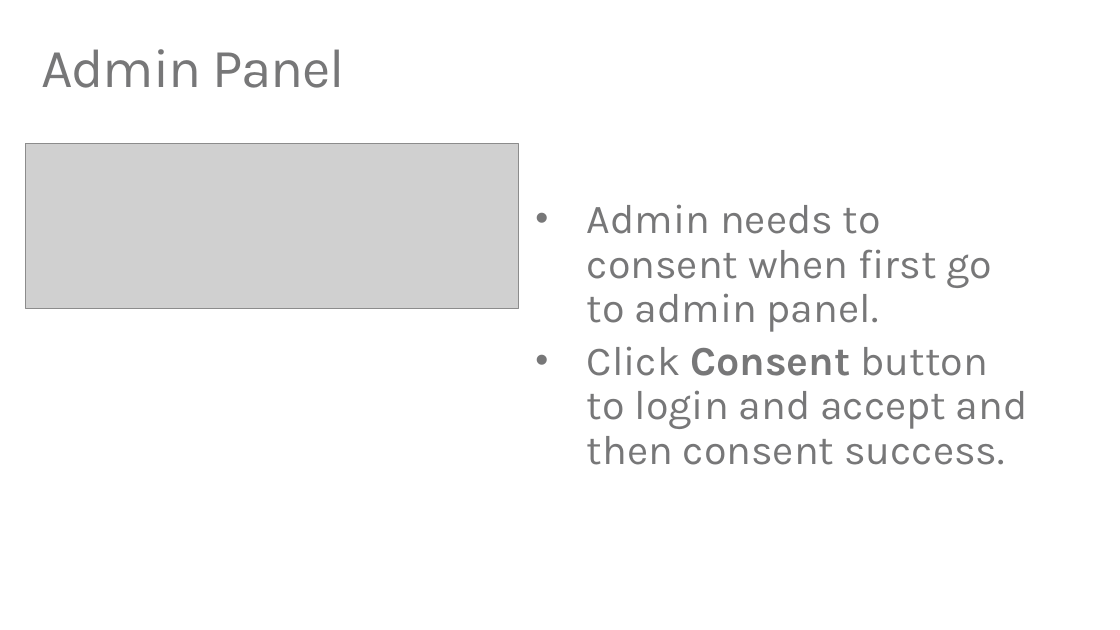
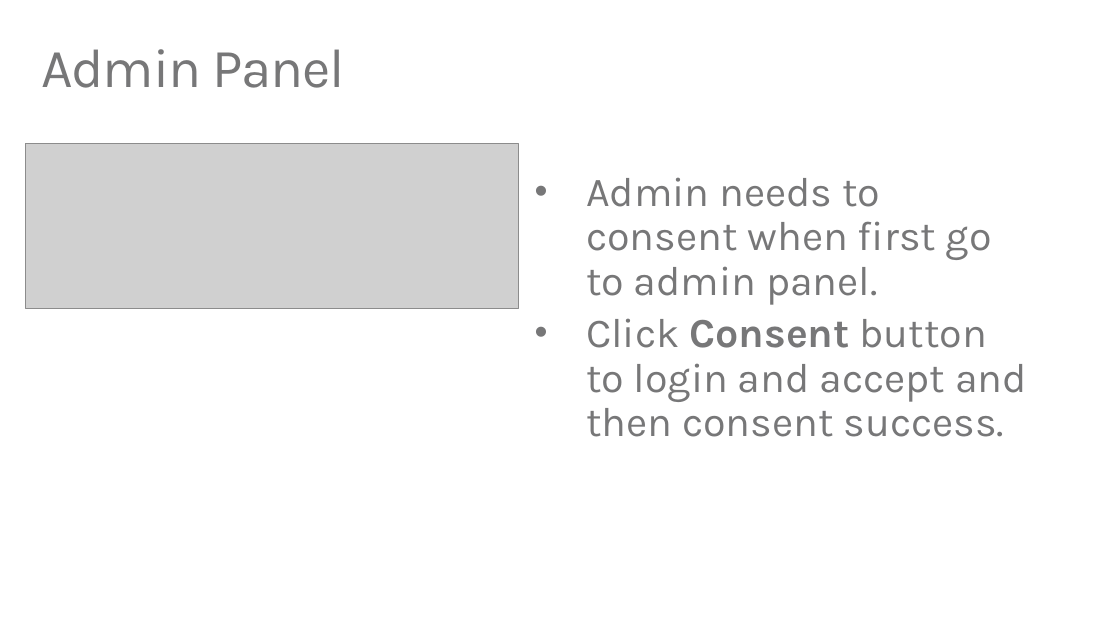
Before and after one commit to TylerLu/EDUGraphAPI-Angular, a slide deck: slide 10 of EDU GRAPH-API Demo Script.pptx. Drawn at 1120x630 pixels with LibreOffice and Linux fonts; fonts in the diff are those of the drawing; grey boxes stand for pictures. Boxes give left, top, right and bottom in pixels: in the first picture for what was removed or moved away, otherwise in the second. Text is boxed around its words. In the diff, an @@ line names an element or a change of style, - is before the commit and + after.

```diff
--- a/EDU GRAPH-API Demo Script.pptx
+++ b/EDU GRAPH-API Demo Script.pptx
@@ text "Admin needs to consent when ...": place and size @@
-text "Admin needs to consent when ..." at bbox=[587, 204, 1028, 465]
+text "Admin needs to consent when ..." at bbox=[586, 177, 1027, 437]
```
Also in this commit, not shown: 21 other slides changed, 3 slides added, 4 other files.
